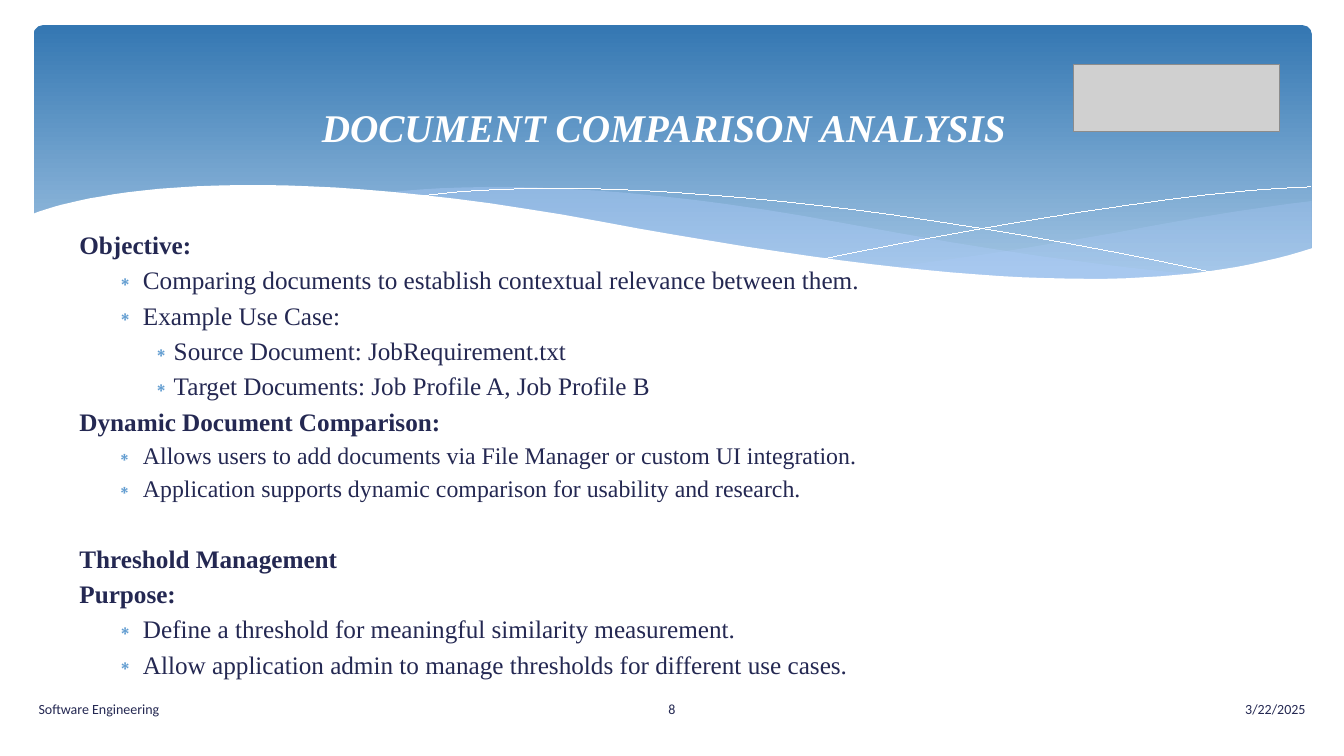
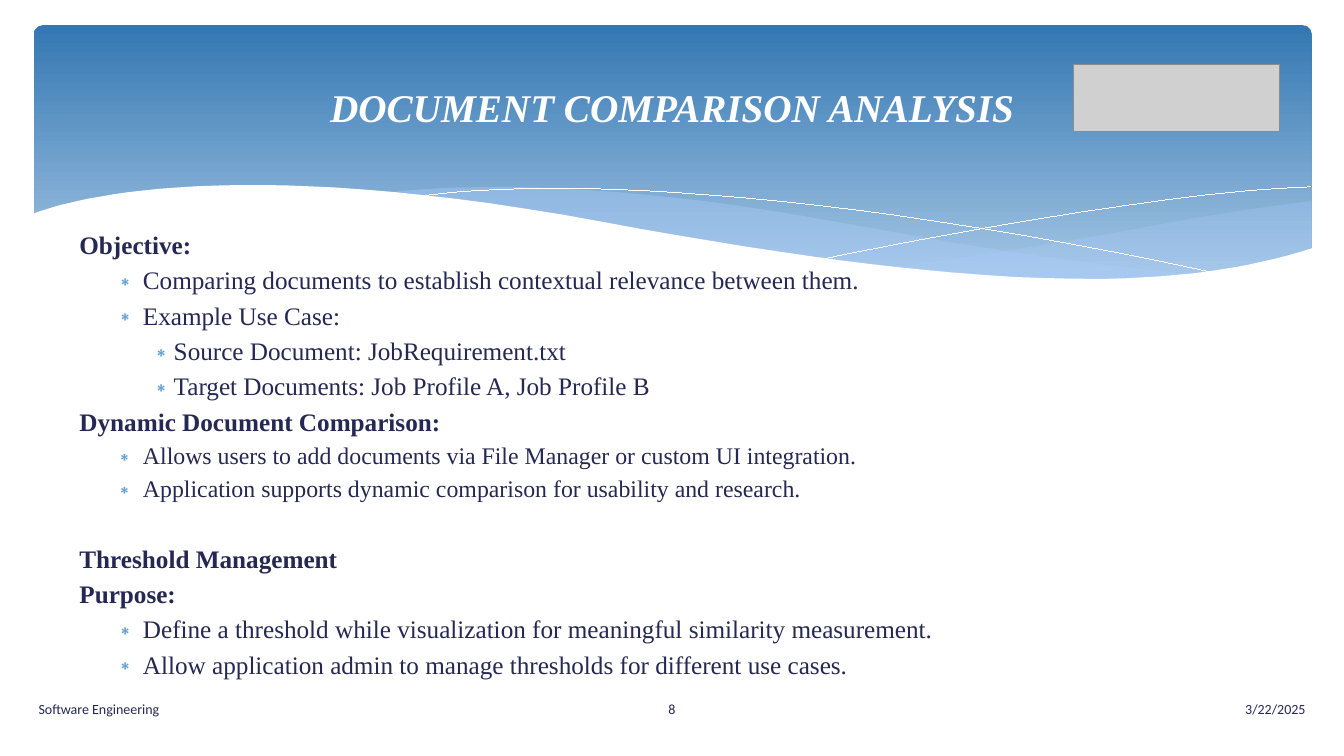
Before and after one commit to senthilmasters2024/Tech_Tweakers, a slide deck: slide 8 of SemanticAnalysisTextualData/SemanticAnalysisTextualData/Documentation/SemanticAnalysisTextualData.pptx. Drawn at 1344x756 pixels with LibreOffice and Linux fonts; fonts in the diff are those of the drawing; grey boxes stand for pictures. Boxes give left, top, right and bottom in pixels: in the first picture for what was removed or moved away, otherwise in the second. Text is boxed around its words. In the diff, an @@ line names an element or a change of style, - is before the commit and + after.

```diff
--- a/SemanticAnalysisTextualData/SemanticAnalysisTextualData/Documentation/SemanticAnalysisTextualData.pptx
+++ b/SemanticAnalysisTextualData/SemanticAnalysisTextualData/Documentation/SemanticAnalysisTextualData.pptx
@@ title "DOCUMENT COMPARISON ANALYSIS": place and size @@
-title "DOCUMENT COMPARISON ANALYSIS" at bbox=[322, 116, 1006, 143]
+title "DOCUMENT COMPARISON ANALYSIS" at bbox=[330, 96, 1014, 123]
@@ text at bbox=[143, 620, 932, 644]: text changed @@
-  ∗ Define a threshold for meaningful similarity measurement.
+  ∗ Define a threshold while visualization for meaningful similarity measurement.
```
Also in this commit, not shown: 10 other slides changed, 5 other files.
